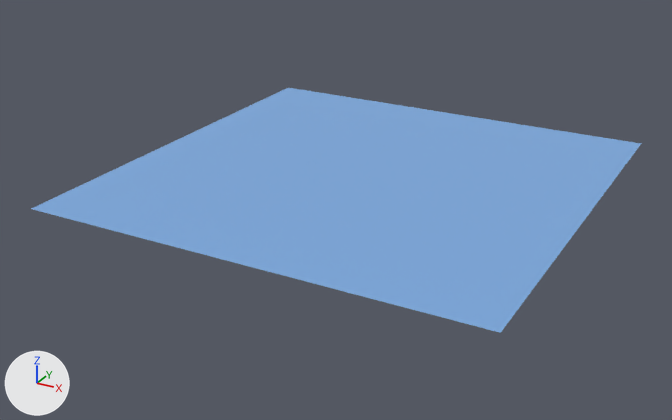
Before and after pictures for a commit that changed the glTF model assets/models/water-swell-near.glb.
Both versions are drawn from a 50 mm camera at (901.0, -1763.0, 776.0) aimed at (-37.0, -58.0, -76.0). The lights are fixed; the arrows at lower left show +X, +Y and +Z. The older version comes first.

In view in the first picture: 'SwellNear'.
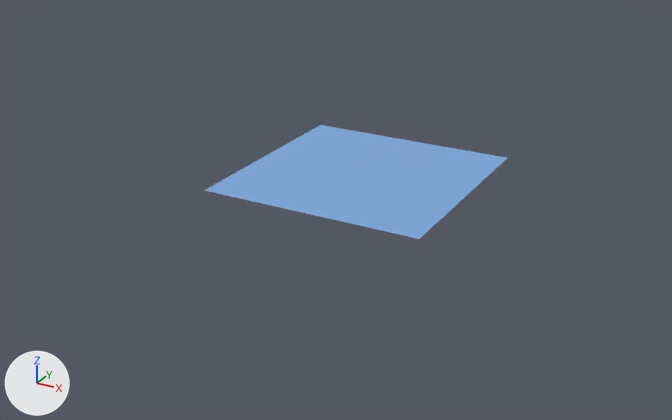
Changed parts and their boxes [x1, y1, x2, y2] in the pictures (672 x 420 px):
'SwellNear', reshaped (50% narrower, 53% shorter)
    before: [31, 88, 641, 333]
    after: [205, 125, 507, 239]
part 1 of me_swellnear, deleted (blue)
    before: [31, 88, 641, 333]

Patch to the scene script:
```diff
--- a/assets/models/water-swell-near.glb.py
+++ b/assets/models/water-swell-near.glb.py
@@ me_swellnear @@
 # used by ob_swellnear; location = (0.0, 0.0, 0.0)
-me_swellnear.from_pydata(...)  # 1089 vertices, 2048 faces; spans x -512.0..512.0, y -512.0..512.0, z 0.0
+me_swellnear.from_pydata(...)  # 289 vertices, 512 faces; spans x -256.0..256.0, y -256.0..256.0, z 0.0
+# me_swellnear part 1: 800 vertices removed from x -512.0..512.0, y -512.0..512.0, z 0.0
 me_swellnear.materials.append(mat_sea)
```
